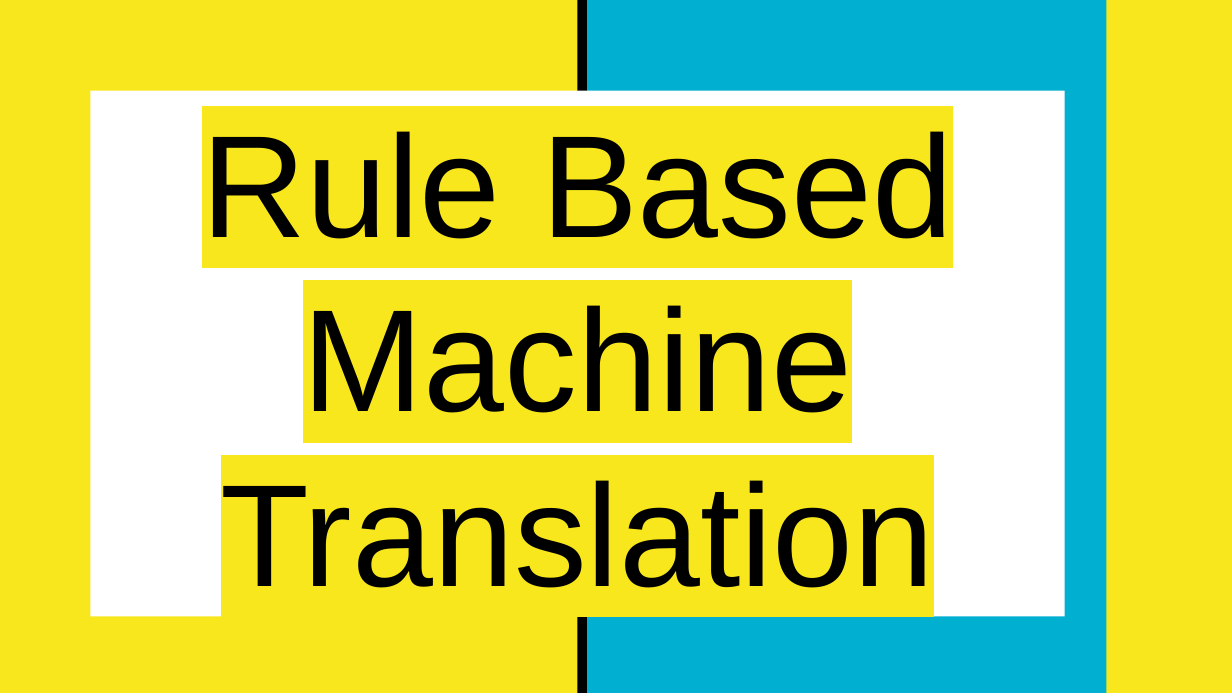
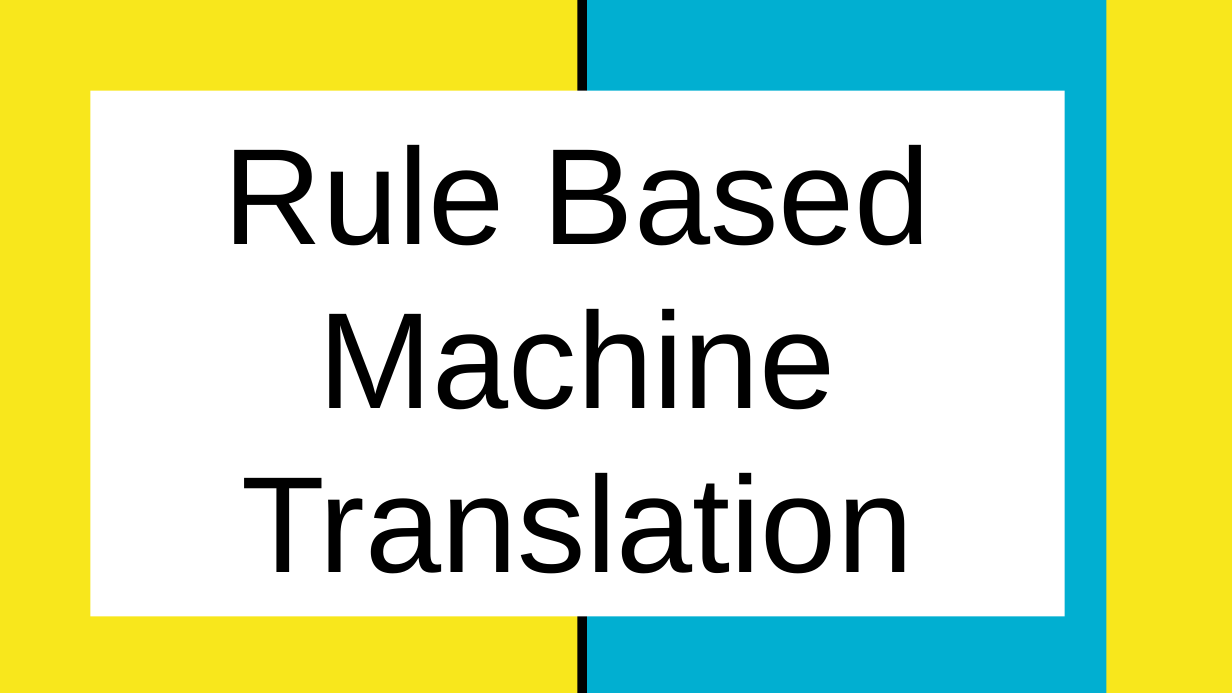
Before and after one commit to ChAnDaNiJ/Machine_Translation, a slide deck: slide 1 of RBMT_Introduction.pptx. Drawn at 1232x693 pixels with LibreOffice and Linux fonts; fonts in the diff are those of the drawing. Boxes give left, top, right and bottom in pixels: in the first picture for what was removed or moved away, otherwise in the second. Text is boxed around its words. In the diff, an @@ line names an element or a change of style, - is before the commit and + after.

Commit message:
Add files via upload
Rule-Based Machine Translation(RBMT), uses strict rules to change words from one language to another, helping computers translate languages accurately.

```diff
--- a/RBMT_Introduction.pptx
+++ b/RBMT_Introduction.pptx
@@ title "Rule Based Machine Translation" at (90, 91, 1064, 617): size 85 to 80 pt, highlight #F8E71C to #FFFFFF @@
```
Also in this commit, not shown: 4 slides added.
